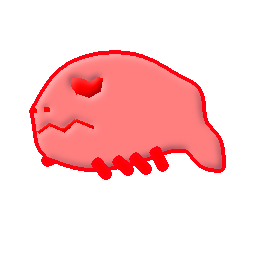
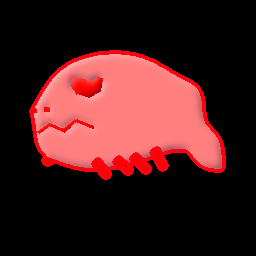
Layered file, before and after one edit (256x256). Changes by layer:
hid "Layer 2" (1st of 2) over (31, 49, 226, 175)
